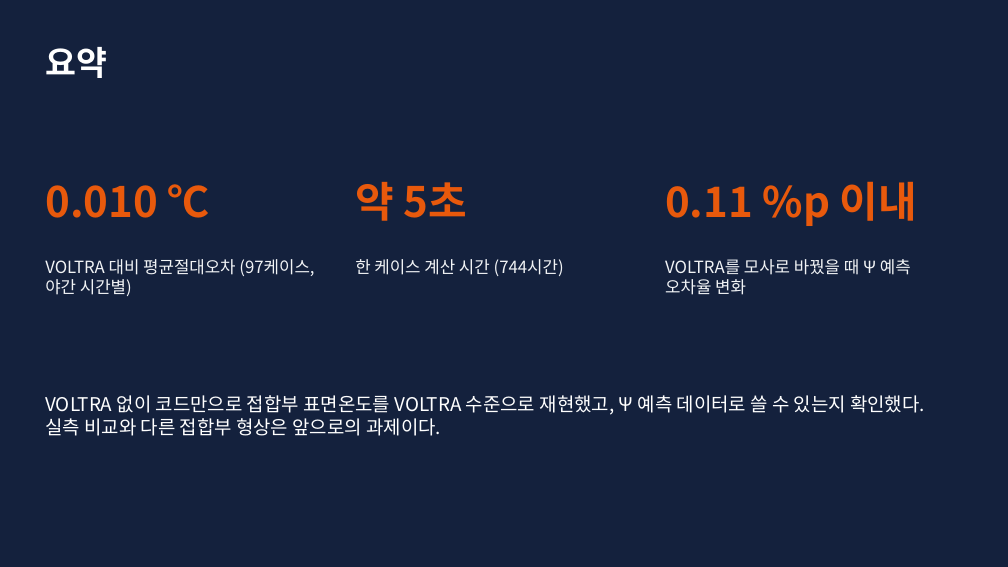
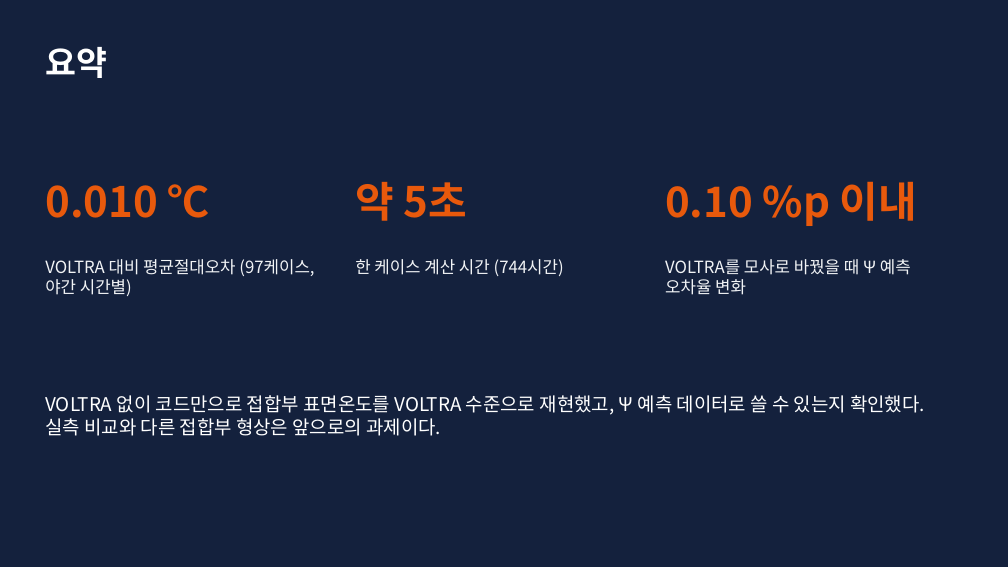
Before and after one commit to seoyoon-sy/seoyoon, a slide deck: slide 11 of results/presentation/열교_표면온도_계산코드_발표.pptx. Drawn at 1008x567 pixels with LibreOffice and Linux fonts; fonts in the diff are those of the drawing. Boxes give left, top, right and bottom in pixels: in the first picture for what was removed or moved away, otherwise in the second. Text is boxed around its words. In the diff, an @@ line names an element or a change of style, - is before the commit and + after.

```diff
--- a/results/presentation/열교_표면온도_계산코드_발표.pptx
+++ b/results/presentation/열교_표면온도_계산코드_발표.pptx
@@ text at <box>665,181,917,226</box>: text changed @@
-0.11 %p 이내
+0.10 %p 이내
```
Also in this commit, not shown: 1 other slide changed.
